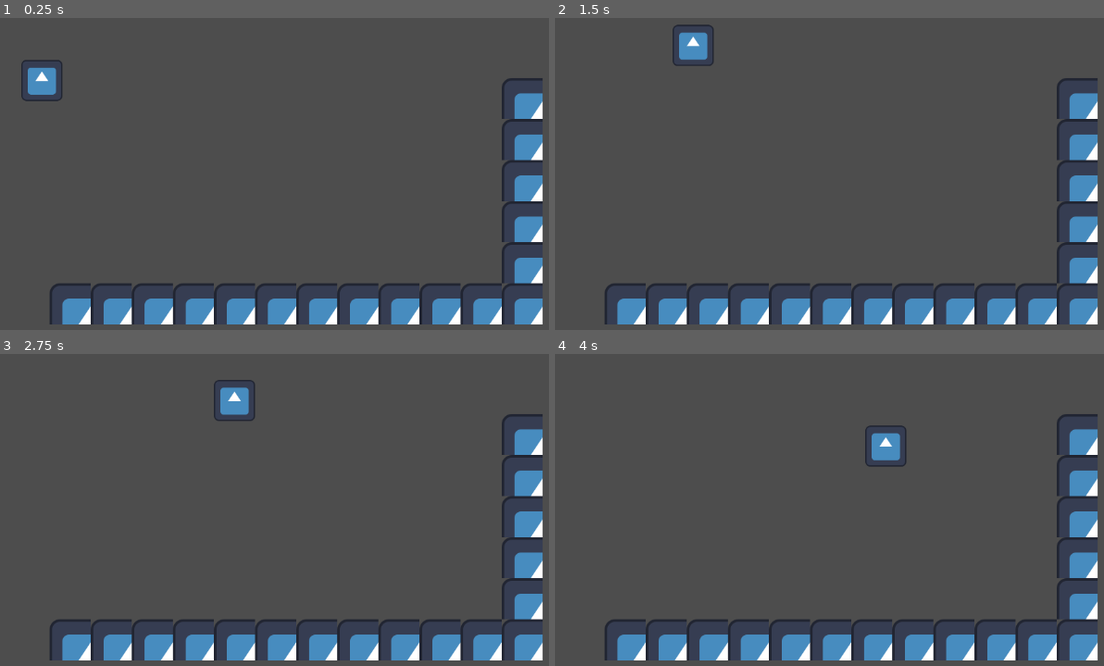
Above: before the commit, frames 1-4 (two rows, left to right).
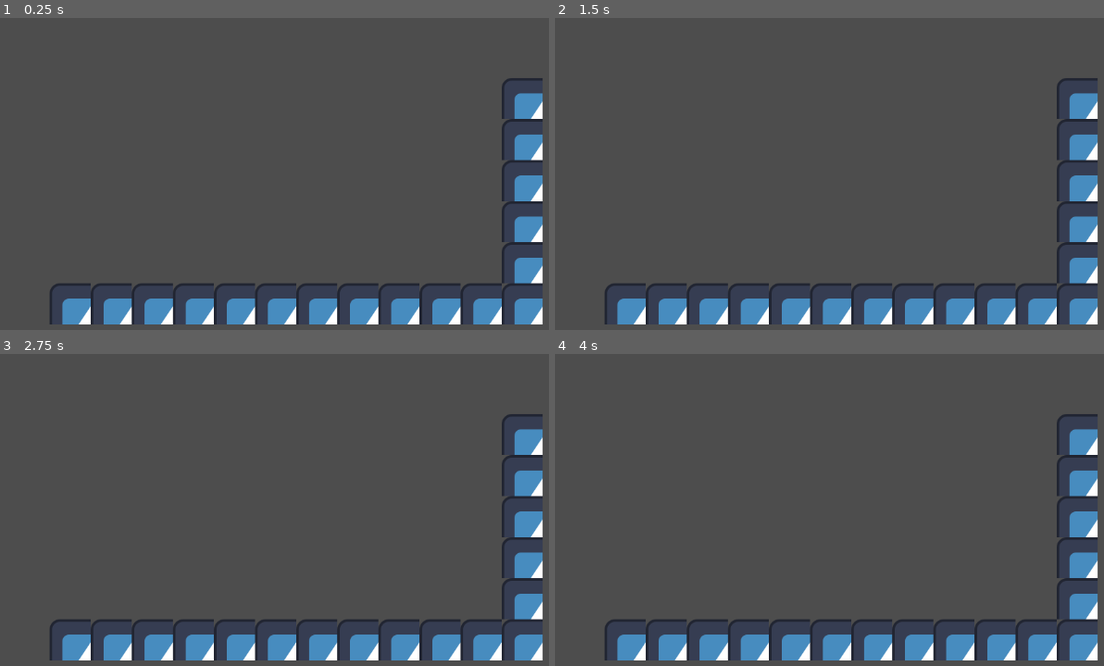
Above: after the commit, the same moments.

Repository: Will-Cupa/curvy-blast
Game: Godot game, scene res://scenes/tutoriel.tscn
Two runs of this game, one before a commit and one after it. Both use one fixed random seed, a clock stepped at 60 frames per second and the inputs below. The engine's default icon, where the game draws it, is replaced by a stand-in: a white triangle on a blue panel in a dark square.
Inputs:
- Up to frame 1 (0.25 s): no input
- Up to frame 2 (1.5 s): tap Enter (ui_accept) at 0.5, 0.6, 0.77, 1.07, 1.35 s; hold Right (ui_right) from 0.53 s (still down)
- Up to frame 3 (2.75 s): tap Enter (ui_accept) at 1.52, 1.82, 2.1 s; release Right (ui_right) at 2.03 s; hold Left (ui_left) from 2.03 s (still down)
- Up to frame 4 (4 s): release Left (ui_left) at 2.78 s; hold Right (ui_right) from 2.78 s (still down); tap Enter (ui_accept) at 2.85, 3.02, 3.32, 3.6, 3.77 s

The runs differ from the first frame. In frame 1, 0.6% of the frame differs, in the area x 3-12%, y 13-27%; in frame 2, 0.6%; in frame 3, 0.6%; in frame 4, 0.6%, in the area x 56-65%, y 22-37%.

Commit message:
ajout de la prise en compte des annimations (pour l'instant sans annimation pour cause de pas d'assets)

Diff:
--- a/curvy-blast-the-game/scenes/player.tscn
+++ b/curvy-blast-the-game/scenes/player.tscn
@@ -1,7 +1,58 @@
-[gd_scene load_steps=4 format=3 uid="uid://cjyn8on0dme0a"]
+[gd_scene load_steps=8 format=3 uid="uid://cjyn8on0dme0a"]
 
 [ext_resource type="Script" path="res://scripts/player.gd" id="1_dt2iw"]
 [ext_resource type="Texture2D" uid="uid://b6tvn3hbwbx6f" path="res://assets/icon.svg" id="1_gky4p"]
+[ext_resource type="Texture2D" uid="uid://du5yb6l4vjm3n" path="res://assets/MC32x32IdleSheet.png" id="3_xiul7"]
+
+[sub_resource type="AtlasTexture" id="AtlasTexture_tyh3n"]
+atlas = ExtResource("3_xiul7")
+region = Rect2(0, 0, 32, 32)
+
+[sub_resource type="AtlasTexture" id="AtlasTexture_ym8mk"]
+atlas = ExtResource("3_xiul7")
+region = Rect2(32, 0, 32, 32)
+
+[sub_resource type="SpriteFrames" id="SpriteFrames_ro566"]
+animations = [{
+"frames": [{
+"duration": 1.0,
+"texture": ExtResource("1_gky4p")
+}],
+"loop": true,
+"name": &"enVol",
+"speed": 5.0
+}, {
+"frames": [],
+"loop": true,
+"name": &"fall",
+"speed": 5.0
+}, {
+"frames": [{
+"duration": 1.0,
+"texture": SubResource("AtlasTexture_tyh3n")
+}, {
+"duration": 1.0,
+"texture": SubResource("AtlasTexture_ym8mk")
+}],
+"loop": true,
+"name": &"idle",
+"speed": 5.0
+}, {
+"frames": [],
+"loop": true,
+"name": &"inCanon",
+"speed": 5.0
+}, {
+"frames": [],
+"loop": true,
+"name": &"jump",
+"speed": 5.0
+}, {
+"frames": [],
+"loop": true,
+"name": &"walk",
+"speed": 5.0
+}]
 
 [sub_resource type="CircleShape2D" id="CircleShape2D_ib2r7"]
 radius = 32.0156
@@ -14,6 +65,8 @@
 texture = ExtResource("1_gky4p")
 
 [node name="AnimatedSprite2D" type="AnimatedSprite2D" parent="."]
+sprite_frames = SubResource("SpriteFrames_ro566")
+animation = &"idle"
 
 [node name="CollisionShape2D" type="CollisionShape2D" parent="."]
 shape = SubResource("CircleShape2D_ib2r7")
--- a/curvy-blast-the-game/scripts/player.gd
+++ b/curvy-blast-the-game/scripts/player.gd
@@ -1,4 +1,6 @@
 extends CharacterBody2D
+
+@onready var animation: AnimatedSprite2D = $AnimatedSprite2D
 
 
 const SPEED = 300.0
@@ -11,8 +13,8 @@
 var gravity = ProjectSettings.get_setting("physics/2d/default_gravity")
 
 var expression = Expression.new()
-var cannoned = true
-var inCannon = false
+var canoned = true
+var inCanon = false
 var functionCurve  = "2*cos(x)+4"
 
 func calcule(f):
@@ -26,50 +28,59 @@
 		return result
 
 func shoot(f):
-	if(inCannon):
+	if(inCanon):
 		var error = expression.parse(f)
 		if error == OK:
-			cannoned = true
-			inCannon = false
+			canoned = true
+			inCanon = false
 
 			functionCurve = f
 
 			#changer d'annimation
 
 func enterCanon(x,y):
-	inCannon = true
-	cannoned = false
+	inCanon = true
+	canoned = false
 
 	#ajouter l'apparition de l'interface
 	#changer d'annimation
 
+func applyCanonMov(delta):
+	position.x += CANNON_VELOCITY
+	var res = calcule(functionCurve.replace("x","("+str(position.x)+"/"+str(XYScale)+".0)"))
+	if (res != null):
+		position.y = -res*XYScale
+	var collision = move_and_collide(velocity * delta,true)
+	if (collision):
+		canoned = false
+
 func _physics_process(delta):
+	if(inCanon):
+		animation.play("inCanon")
 
-	if(cannoned):
-		position.x += CANNON_VELOCITY
-
-		var res = calcule(functionCurve.replace("x","("+str(position.x)+"/"+str(XYScale)+".0)"))
-
-		if (res != null):
-			position.y = -res*XYScale
-
-		var collision = move_and_collide(velocity * delta,true)
-		if (collision):
-			cannoned = false
+	elif(canoned):
+		applyCanonMov(delta)
+		animation.play("enVol")
 
 	else:
+		animation.play("idle")
+
 		# Add the gravity.
 		if not is_on_floor():
 			velocity.y += gravity * delta
+			animation.play("fall")
 		# Handle jump.
 		if Input.is_action_just_pressed("ui_accept") and is_on_floor():
 			velocity.y = JUMP_VELOCITY
+			animation.play("jump")
 
 		# Get the input direction and handle the movement/deceleration.
 		# As good practice, you should replace UI actions with custom gameplay actions.
 		var direction = Input.get_axis("ui_left", "ui_right")
 		if direction:
 			velocity.x = direction * SPEED
+			animation.play("jump")
+			if(direction < 0):animation.flip_v
 		else:
 			velocity.x = move_toward(velocity.x, 0, SPEED)
 
